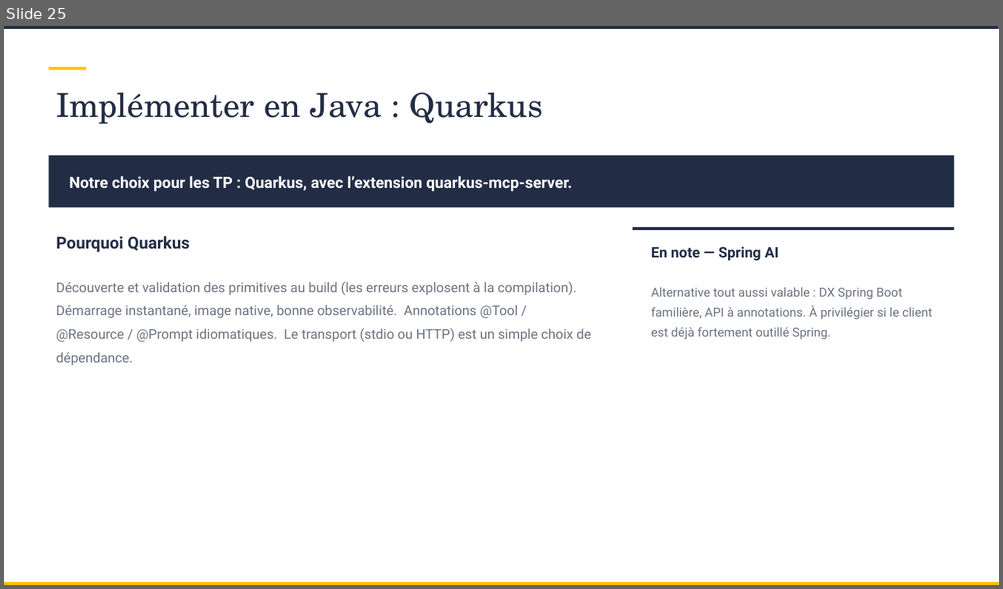
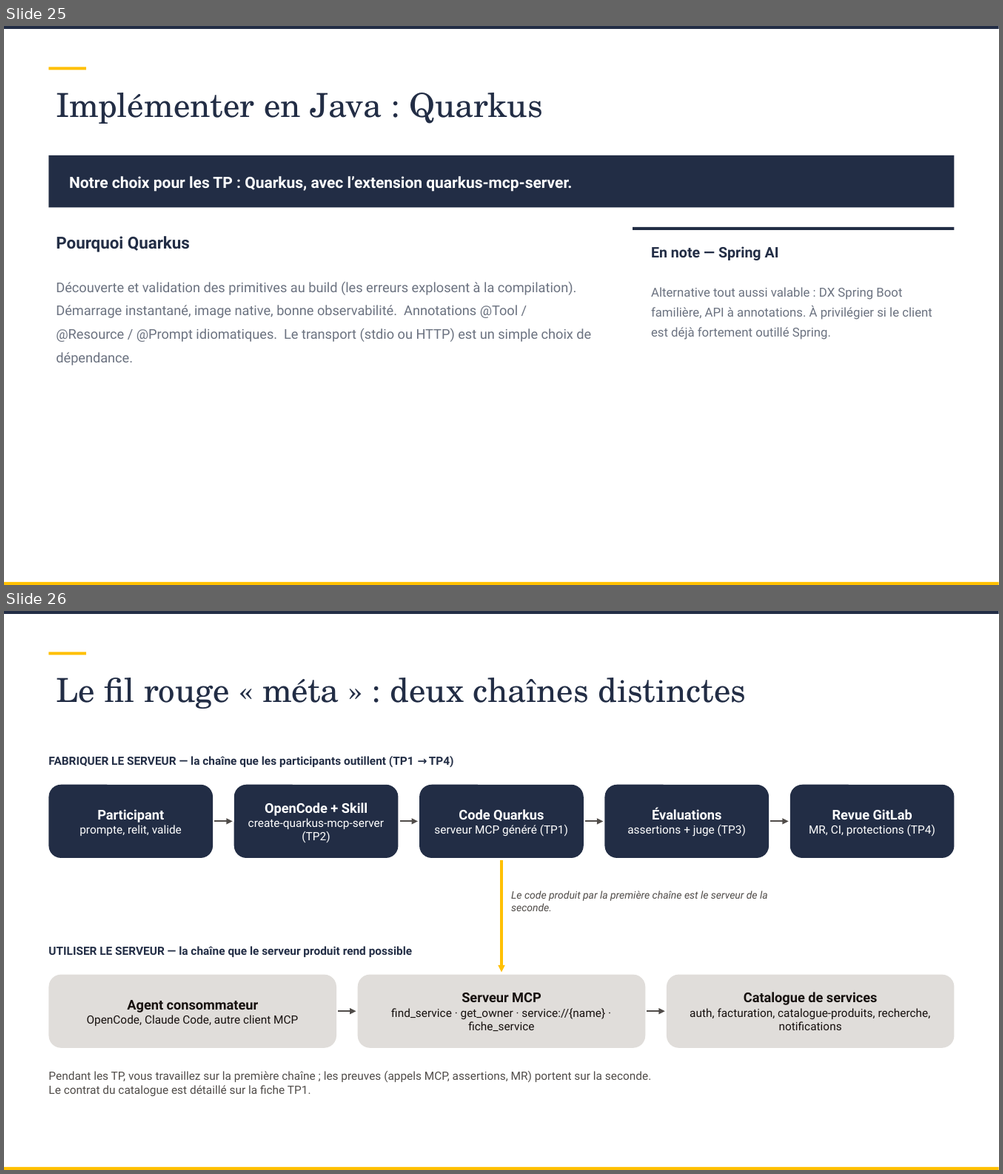
Before and after one commit to SCIAM-FR/formation-ia, a slide deck: slides/Support_formation_SCIAM.pptx. Shown one above the other, each under a label of ours: slide 25 before the commit, slides 25 and 26 after it. The pictures are 1003x589 and 1003x1174 pixels, drawn with LibreOffice and Linux fonts; fonts in the diff are those of the drawing; background and template pictures are left out. Boxes give left, top, right and bottom in pixels: in the first picture for what was removed or moved away, otherwise in the second. Text is boxed around its words. In the diff, an @@ line names an element or a change of style, - is before the commit and + after.

```diff
--- a/slides/Support_formation_SCIAM.pptx
+++ b/slides/Support_formation_SCIAM.pptx
@@ slide 26 added at (x1=4, y1=611, x2=999, y2=1170), background picture (left out); not listed: 3 template elements that a slide beside it also shows @@
@@ title added at (x1=56, y1=678, x2=745, y2=709), 32 pt, text #222D45 @@
+Le fil rouge « méta » : deux chaînes distinctes
@@ text added at (x1=48, y1=756, x2=454, y2=767), 11 pt, text #222D45, bold @@
+FABRIQUER LE SERVEUR — la chaîne que les participants outillent (TP1 → TP4)
@@ rounded rectangle added at (x1=48, y1=785, x2=213, y2=858), fill #222D45, 11 pt, text #FFFFFF @@
+Participant
+prompte, relit, valide
@@ rounded rectangle added at (x1=234, y1=785, x2=398, y2=858), fill #222D45, 11 pt, text #FFFFFF @@
+OpenCode + Skill
+create-quarkus-mcp-server (TP2)
@@ rounded rectangle added at (x1=420, y1=785, x2=583, y2=858), fill #222D45, 11 pt, text #FFFFFF @@
+Code Quarkus
+serveur MCP généré (TP1)
@@ rounded rectangle added at (x1=605, y1=785, x2=768, y2=858), fill #222D45, 11 pt, text #FFFFFF @@
+Évaluations
+assertions + juge (TP3)
@@ rounded rectangle added at (x1=790, y1=785, x2=954, y2=858), fill #222D45, 11 pt, text #FFFFFF @@
+Revue GitLab
+MR, CI, protections (TP4)
@@ arrow added from (214, 821) to (233, 821), #504C49 1.5 pt @@
@@ arrow added from (399, 821) to (418, 821), #504C49 1.5 pt @@
@@ arrow added from (585, 821) to (603, 821), #504C49 1.5 pt @@
@@ arrow added from (770, 821) to (788, 821), #504C49 1.5 pt @@
@@ arrow added from (502, 861) to (502, 972), #FFC000 2.25 pt @@
@@ text added at (x1=511, y1=891, x2=768, y2=911), 10 pt, text #504C49, italic @@
+Le code produit par la première chaîne est le serveur de la seconde.
@@ text added at (x1=48, y1=946, x2=412, y2=957), 11 pt, text #222D45, bold @@
+UTILISER LE SERVEUR — la chaîne que le serveur produit rend possible
@@ rounded rectangle added at (x1=48, y1=975, x2=336, y2=1048), fill #E0DDDA, 11 pt, text #16100E @@
+Agent consommateur
+OpenCode, Claude Code, autre client MCP
@@ rounded rectangle added at (x1=358, y1=975, x2=645, y2=1048), fill #E0DDDA, 11 pt, text #16100E @@
+Serveur MCP
+find_service · get_owner · service://{name} · fiche_service
@@ rounded rectangle added at (x1=666, y1=975, x2=954, y2=1048), fill #E0DDDA, 11 pt, text #16100E @@
+Catalogue de services
+auth, facturation, catalogue-produits, recherche, notifications
@@ arrow added from (338, 1011) to (356, 1011), #504C49 1.5 pt @@
@@ arrow added from (647, 1011) to (665, 1011), #504C49 1.5 pt @@
@@ text added at (x1=48, y1=1071, x2=651, y2=1096), 11 pt, text #504C49 @@
+Pendant les TP, vous travaillez sur la première chaîne ; les preuves (appels MCP, assertions, MR) portent sur la seconde.
+Le contrat du catalogue est détaillé sur la fiche TP1.
```
Also in this commit, not shown: 14 slides changed, 5 other slides added, 23 other files.
